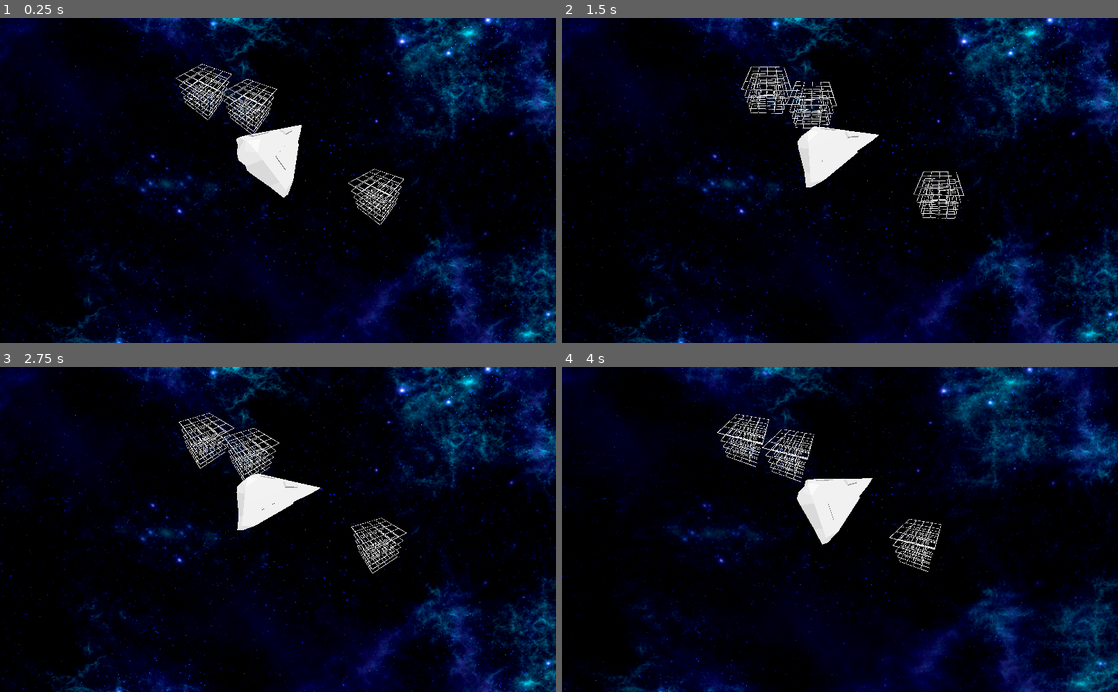
Above: before the commit, frames 1-4 (two rows, left to right).
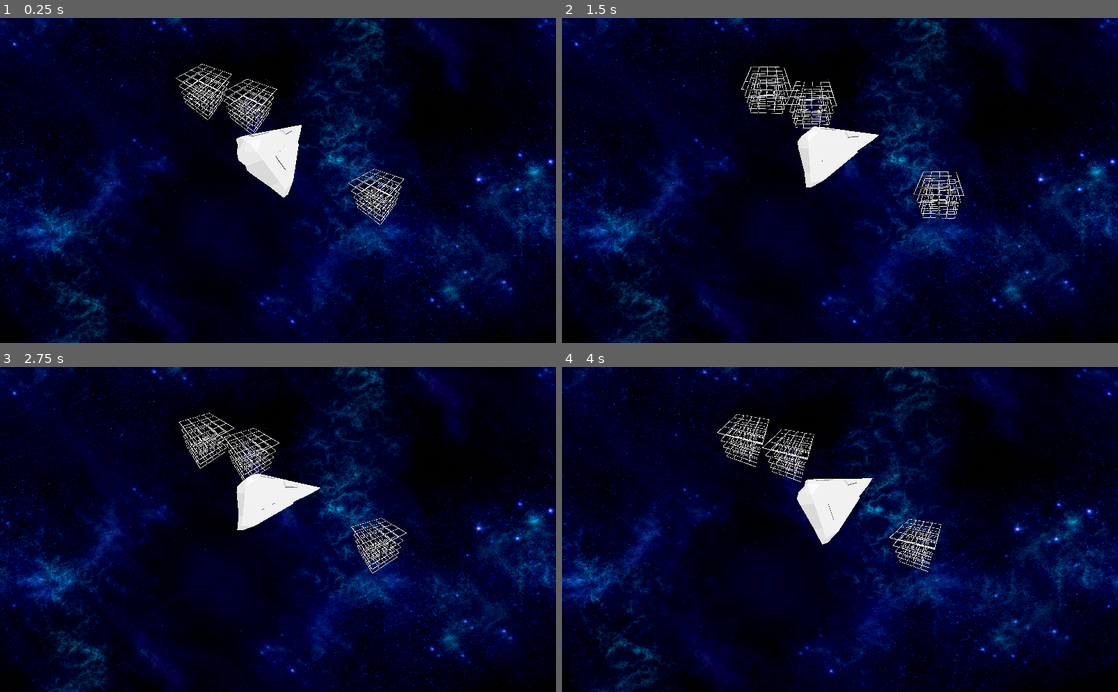
Above: after the commit, the same moments.

Repository: EamonnMR/galactic-night
Game: Godot game, scene res://main.tscn
The game is run twice, just before and just after one commit, with the same random seed, the same clock (stepped at 60 frames per second) and the same inputs.
Inputs:
- Up to frame 1 (0.25 s): no input
- Up to frame 2 (1.5 s): hold Right (ui_right) 0.53-1.28 s; hold Left (ui_left) from 1.28 s (still down)
- Up to frame 3 (2.75 s): release Left (ui_left) at 2.03 s; hold Right (ui_right) from 2.03 s (still down)
- Up to frame 4 (4 s): release Right (ui_right) at 2.78 s; hold Up (ui_up) 2.78-3.53 s; hold Left (ui_left) from 3.53 s (still down)

The runs differ from the first frame. In frame 1, 54% of the frame differs, in the area x 0-100%, y 0-100%; in frame 2, 54%; in frame 3, 54%; in frame 4, 54%.

Commit message:
Scrolling background

Diff:
--- a/Background.gd
+++ b/Background.gd
@@ -1,5 +1,6 @@
 extends TextureRect
-export var MOVE_SCALE = Vector2(0.071111, 0.048111)
+export var MOVE_SCALE = Vector2(100, 75)
+#export var MOVE_SCALE = Vector2(1,1)
 func _physics_process(delta):
 	get_material().set_shader_param("position",
 		Util.flatten_25d(
@@ -7,4 +8,4 @@
 		).rotated(
 			-Client.camera.rotation.y - PI/2
 		) * MOVE_SCALE
-		)
+	)
--- a/main.tscn
+++ b/main.tscn
@@ -8,61 +8,13 @@
 [ext_resource path="res://Background.gd" type="Script" id=6]
 [ext_resource path="res://assets/ScreamingBrain/Blue Nebula/1024x1024 Blue Nebula 1.png" type="Texture" id=7]
 [ext_resource path="res://Camera.gd" type="Script" id=8]
-
-[sub_resource type="Shader" id=12]
-code = "shader_type canvas_item;
-
-uniform vec2 position;
-uniform sampler2D nebula;
-const int LAYERS = 5;
-const float DEPTH_FACTOR = 0.7;
-const float DEPTH_OFFSET = 0.0;
-
-void fragment(){
-	COLOR = vec4(0,0,0,0);
-	vec2 shifted_uv_front = UV;
-	for (int i = 1; i <= LAYERS; i ++){
-
-		// Offset stars by player position
-		vec2 shifted_uv = UV;
-		shifted_uv.x += (
-			position.x / (DEPTH_OFFSET + float(i) / DEPTH_FACTOR) * TEXTURE_PIXEL_SIZE.x
-		);
-		shifted_uv.y += (
-			position.y / (DEPTH_OFFSET + float(i) / DEPTH_FACTOR) * TEXTURE_PIXEL_SIZE.y
-		);
-
-		// Extra offset to avoid stacking
-		shifted_uv += (TEXTURE_PIXEL_SIZE * float(i) * 250.0);
-
-		shifted_uv.x = fract(shifted_uv.x);
-		shifted_uv.y = fract(shifted_uv.y);
-
-		// Invert every other layer
-		if(bool(i % 2)){
-			shifted_uv.x = 1.0 - shifted_uv.x;
-			shifted_uv.y = 1.0 - shifted_uv.y;
-		}
-		if(bool(i % 3)){
-			if (shifted_uv.x > 1.0 || shifted_uv.y < 0.0 || shifted_uv.y > 1.0 || shifted_uv.y < 0.0){
-				//COLOR = vec4(1,1,1,1)
-			}
-			COLOR += texture(nebula, shifted_uv) / (float(i) + 0.5)
-		} else {
-			COLOR += texture(TEXTURE, shifted_uv) / (float(i) + 0.5)
-		}
-	}
-}
-"
+[ext_resource path="res://assets/ScreamingBrain/Blue Nebula/1024x1024 Blue Nebula 4.png" type="Texture" id=9]
+[ext_resource path="res://starfield.gdshader" type="Shader" id=10]
 
 [sub_resource type="ShaderMaterial" id=13]
-shader = SubResource( 12 )
+shader = ExtResource( 10 )
 shader_param/position = null
 shader_param/nebula = ExtResource( 7 )
-
-[sub_resource type="NoiseTexture" id=14]
-width = 1224
-height = 1224
 
 [sub_resource type="GDScript" id=15]
 script/source = "extends Label
@@ -129,8 +81,8 @@
 material = SubResource( 13 )
 anchor_right = 1.0
 anchor_bottom = 1.0
-texture = SubResource( 14 )
-stretch_mode = 3
+texture = ExtResource( 9 )
+stretch_mode = 2
 script = ExtResource( 6 )
 
 [node name="MoveScaleLabel" type="Label" parent="Background"]
@@ -174,7 +126,6 @@
 transform = Transform( -4.37114e-08, 1, -4.37114e-08, 0, -1.10364e-08, -0.252484, -0.470493, -2.05659e-08, 8.98964e-16, 3.8294, 0, 0 )
 visible = false
 mesh = SubResource( 7 )
-material/0 = null
 
 [node name="MeshInstance3" type="MeshInstance" parent="3d"]
 transform = Transform( 1, 0, 0, 0, 1, 0, 0, 0, 1, 0.507011, 0, -1.71519 )
--- a/project.godot
+++ b/project.godot
@@ -60,4 +60,5 @@
 
 [rendering]
 
+quality/filters/sharpen_intensity=0.511
 environment/default_environment="res://default_env.tres"
--- /dev/null
+++ b/starfield.gdshader
@@ -0,0 +1,43 @@
+shader_type canvas_item;
+
+uniform vec2 position;
+uniform sampler2D nebula;
+const int LAYERS = 5;
+const float DEPTH_FACTOR = 0.7;
+const float DEPTH_OFFSET = 0.0;
+
+void fragment(){
+	COLOR = vec4(0,0,0,0);
+	vec2 shifted_uv_front = UV;
+	for (int i = 1; i <= LAYERS; i ++){
+
+		// Offset stars by player position
+		vec2 shifted_uv = UV;
+		shifted_uv.x += (
+			position.x / (DEPTH_OFFSET + float(i) / DEPTH_FACTOR) * TEXTURE_PIXEL_SIZE.x
+		);
+		shifted_uv.y += (
+			position.y / (DEPTH_OFFSET + float(i) / DEPTH_FACTOR) * TEXTURE_PIXEL_SIZE.y
+		);
+
+		// Extra offset to avoid stacking
+		shifted_uv += (TEXTURE_PIXEL_SIZE * float(i) * 250.0);
+
+		shifted_uv.x = fract(shifted_uv.x);
+		shifted_uv.y = fract(shifted_uv.y);
+
+		// Invert every other layer
+		if(bool(i % 2)){
+			shifted_uv.x = 1.0 - shifted_uv.x;
+			shifted_uv.y = 1.0 - shifted_uv.y;
+		}
+		if(bool(i % 3)){
+			if (shifted_uv.x > 1.0 || shifted_uv.y < 0.0 || shifted_uv.y > 1.0 || shifted_uv.y < 0.0){
+				//COLOR = vec4(1,1,1,1)
+			}
+			COLOR += texture(nebula, shifted_uv) / (float(i) + 0.5)
+		} else {
+			COLOR += texture(TEXTURE, shifted_uv) / (float(i) + 0.5)
+		}
+	}
+}
